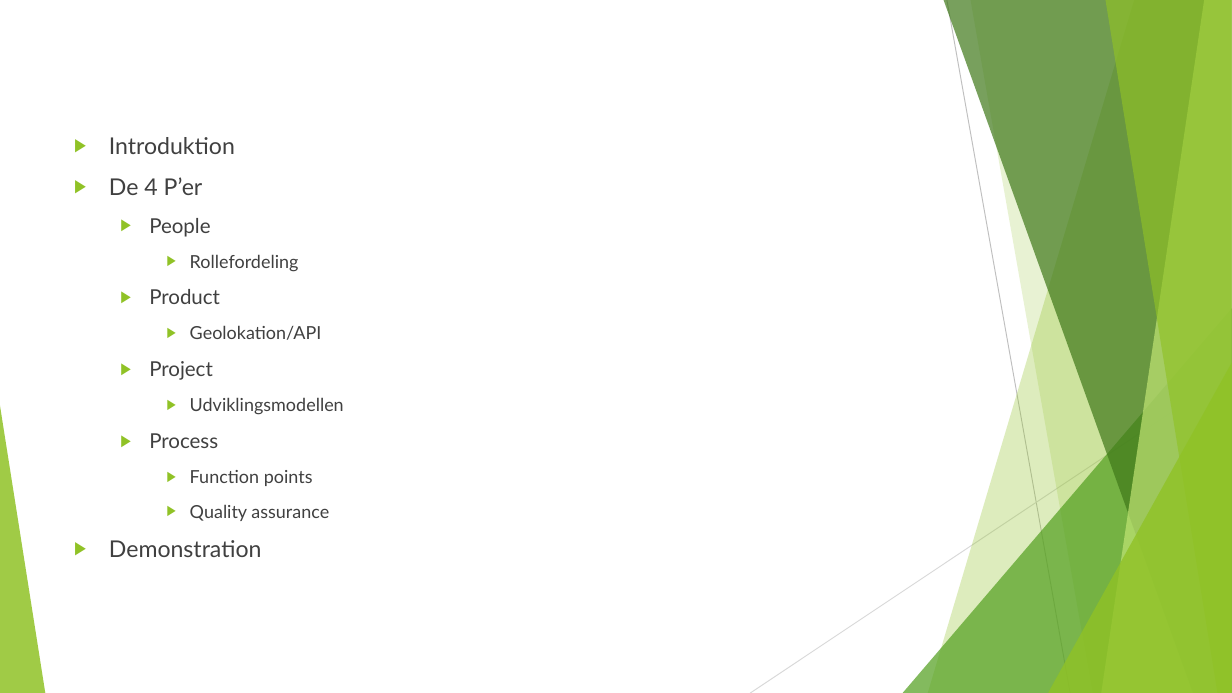
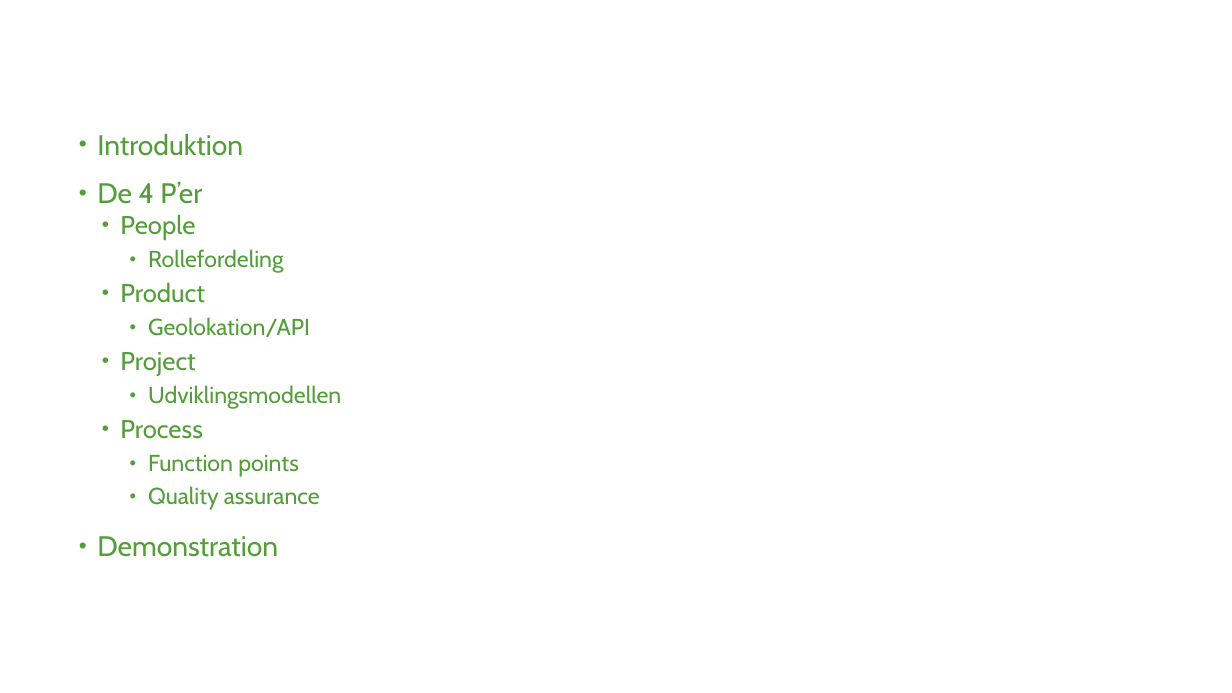
Before and after one commit to C-Strunge/3.SemesterSWD-Eksamen.Final, a slide deck: slide 2 of The Next præsentation.pptx. Drawn at 1232x693 pixels with LibreOffice and Linux fonts; fonts in the diff are those of the drawing. Boxes give left, top, right and bottom in pixels: in the first picture for what was removed or moved away, otherwise in the second. Text is boxed around its words. In the diff, an @@ line names an element or a change of style, - is before the commit and + after.

```diff
--- a/The Next præsentation.pptx
+++ b/The Next præsentation.pptx
@@ text "Introduktion" at (97,134,341,557): size 18 to 22 pt in "Introduktion", "De 4 P’er", "Demonstration"; font Lato to Cabin, text colour #404040 to #549E39; size 16 to 20 pt in "People", "Product", "Project", "Process"; size 14 to 18 pt in "Rollefordeling", "Geolokation/API", "Udviklingsmodellen", "Function points" and 1 more places; bullet ▶ to •; line spacing 1 to 0.9; more space between paragraphs; bullet colour #90C226 to #549E39; less space between paragraphs @@
@@ group removed at (0,0,1232,693): 5 freeform shapes, 3 triangles, 2 lines @@
```
Also in this commit, not shown: 3 other slides changed, 2 slides added, 2 slides removed, 2 other files.
